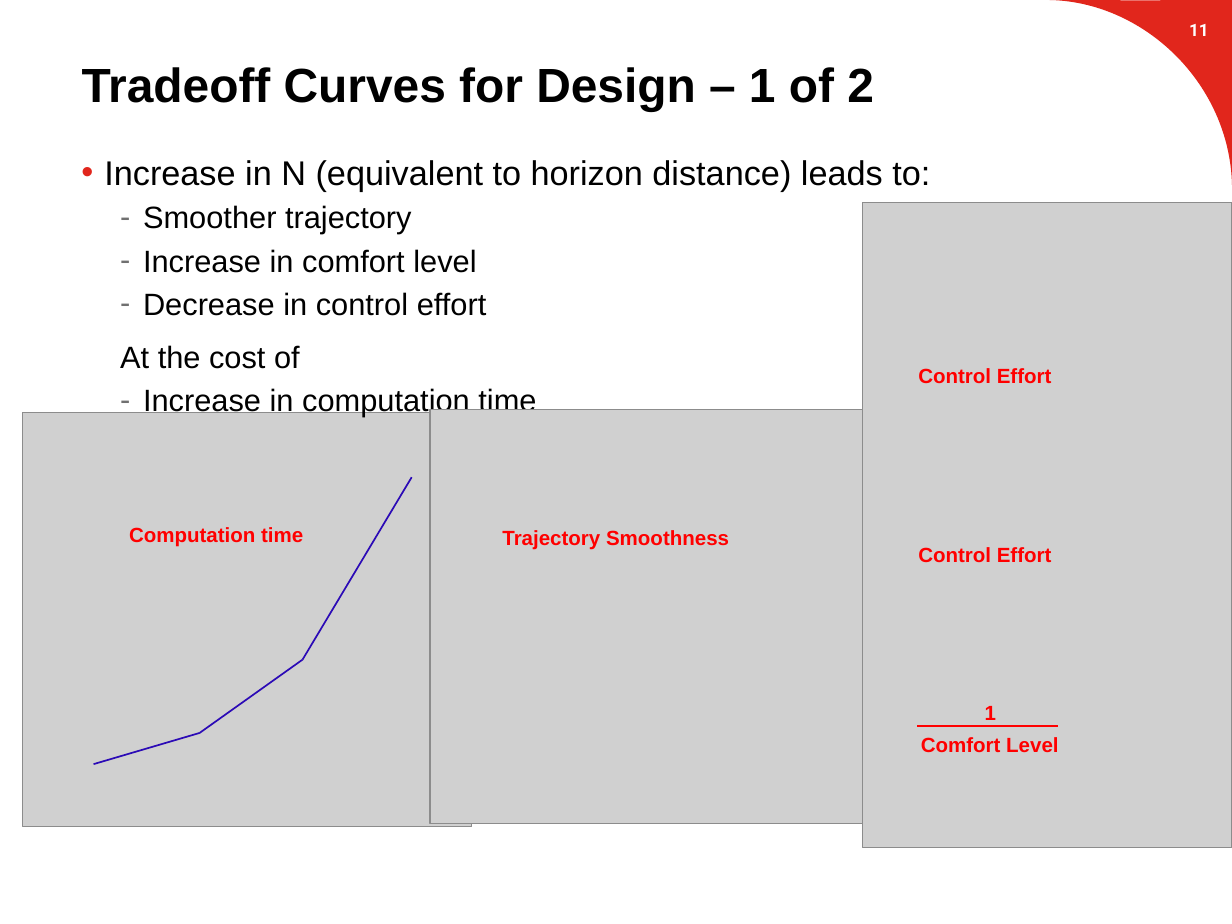
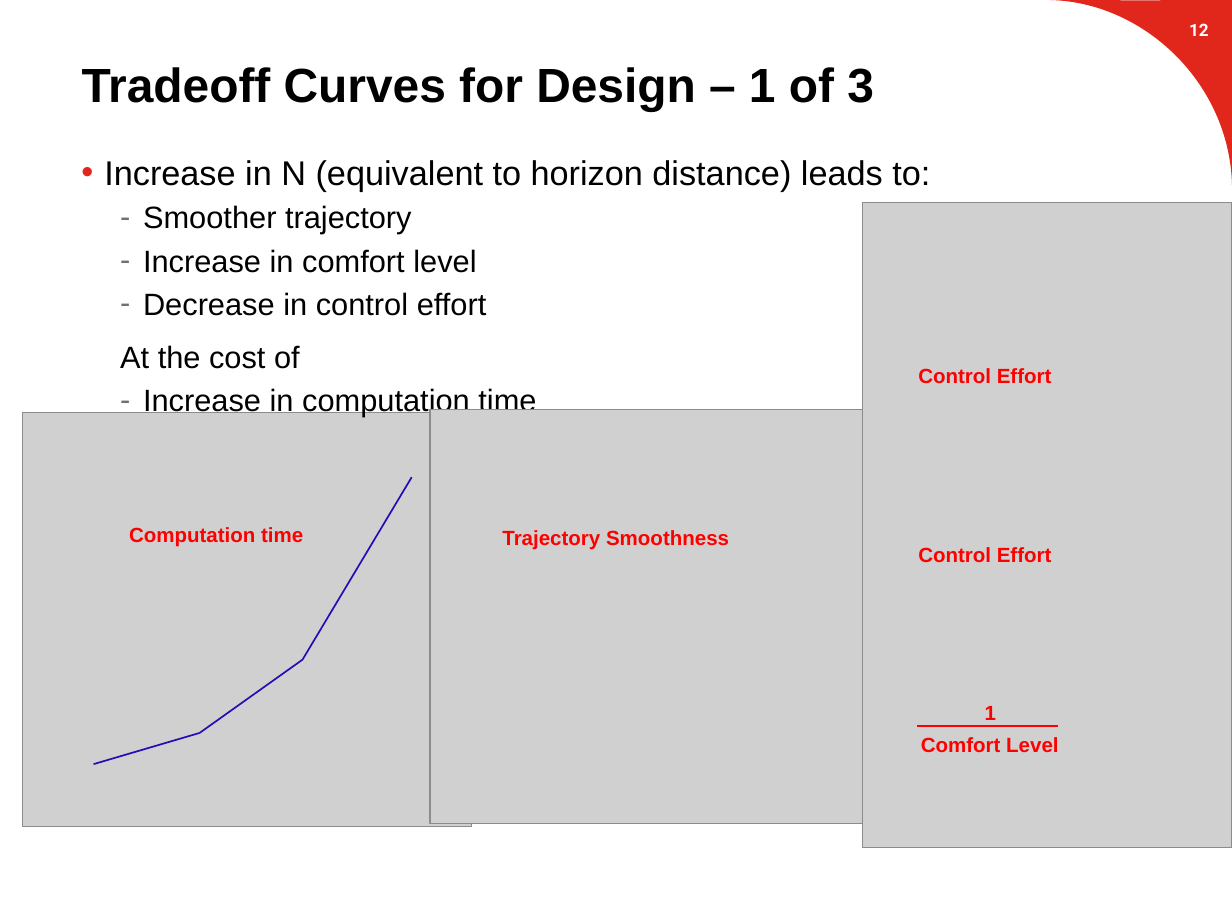
Before and after one commit to suvoganguli/GIG-MPC-Laplacian, a slide deck: slide 13 of 2D Results (mid-term short).pptx (slide 12 before the commit). Drawn at 1232x924 pixels with LibreOffice and Linux fonts; fonts in the diff are those of the drawing; grey boxes stand for pictures; background and template pictures are left out. Boxes give left, top, right and bottom in pixels: in the first picture for what was removed or moved away, otherwise in the second. Text is boxed around its words. In the diff, an @@ line names an element or a change of style, - is before the commit and + after.

```diff
--- a/2D Results (mid-term short).pptx
+++ b/2D Results (mid-term short).pptx
@@ page number at bbox=[1189, 23, 1209, 36]: text changed @@
-11
+12
@@ title at bbox=[82, 67, 874, 111]: text changed @@
-Tradeoff Curves for Design – 1 of 2
+Tradeoff Curves for Design – 1 of 3
```
Also in this commit, not shown: 9 other slides changed, 4 slides added.
